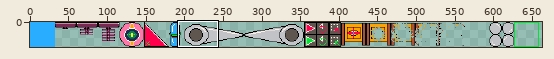
Edited in one commit: pixel-art file (Framed_Sprites.aseprite). The first picture is a wide view before the edit; the outline marks the close-up.
Close-up. Before the commit:
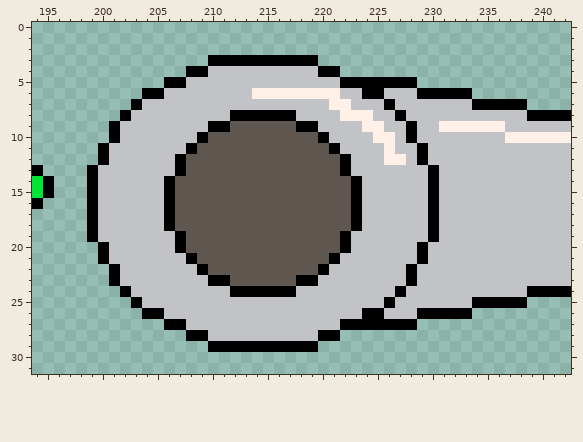
736x32 pixels, 1 frame. Shown: x 194..242, y 0..31. The wide view leaves out empty margins. The commit also changed other parts of the picture, which this record leaves out.
The result:
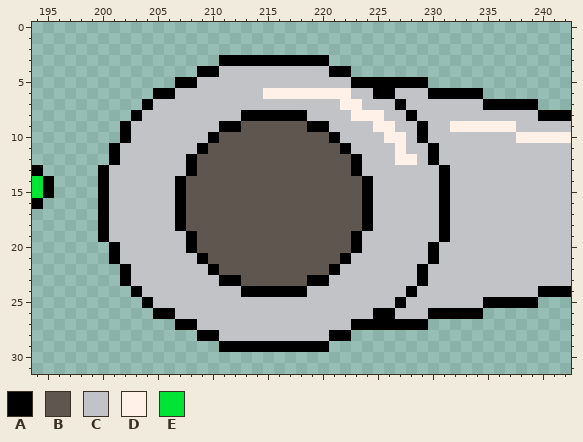
Palette (. is transparent): A #000000  B #5f574f  C #c2c3c7  D #fff1e8  E #00e436
From old to new:
y 3: x 210 A -> .; x 220 . -> A
y 4: x 208 A -> .; x 210 C -> A; x 220 A -> C; x 222 . -> A
y 5: x 206 A -> .; x 208 C -> A; x 222 A -> C; x 229 . -> A
y 6: x 204 A -> .; x 206 C -> A; x 214 D -> C; x 222 C -> D; x 224 A -> C; x 226 C -> A; x 229 A -> C; x 234 . -> A
y 7: x 203..204 AC -> .A; x 221 D -> C; x 223 C -> D; x 226..227 AC -> CA; x 234 A -> C; x 239 . -> A
y 8: x 202..203 AC -> .A; x 212 A -> C; x 218 C -> A; x 222 D -> C; x 225 C -> D; x 227..228 AC -> CA; x 239 A -> C
y 9: x 201..202 AC -> .A; x 210 A -> C; x 212 B -> A; x 218 A -> B; x 220 C -> A; x 224 D -> C; x 226 C -> D; x 228..229 AC -> CA; x 231 D -> C; x 237 C -> D
y 10: x 201..202 AC -> .A; x 209..210 AB -> CA; x 220..221 AC -> BA; x 225 D -> C; x 227..229 CAC -> DCA; x 237 D -> C
y 11: x 200..201 AC -> .A; x 208..209 AB -> CA; x 221..222 AC -> BA; x 226..227 DC -> CD; x 229..230 AC -> CA
y 12: x 200..201 AC -> .A; x 207..208 AB -> CA; x 222..223 AC -> BA; x 226 D -> C; x 228..230 CAC -> DCA
y 13: x 199..200 AC -> .A; x 207..208 AB -> CA; x 222..223 AC -> BA; x 230..231 AC -> CA
y 14..18: x 199..200 AC -> .A; x 206..207 AB -> CA; x 223..224 AC -> BA; x 230..231 AC -> CA
y 19: x 199..200 AC -> .A; x 207..208 AB -> CA; x 222..223 AC -> BA; x 230..231 AC -> CA
y 20: x 200..201 AC -> .A; x 207..208 AB -> CA; x 222..223 AC -> BA; x 229..230 AC -> CA
y 21: x 200..201 AC -> .A; x 208..209 AB -> CA; x 221..222 AC -> BA; x 229..230 AC -> CA
y 22: x 201..202 AC -> .A; x 209..210 AB -> CA; x 220..221 AC -> BA; x 228..229 AC -> CA
y 23: x 201..202 AC -> .A; x 210 A -> C; x 212 B -> A; x 218 A -> B; x 220 C -> A; x 228..229 AC -> CA
y 24: x 202..203 AC -> .A; x 212 A -> C; x 218 C -> A; x 227..228 AC -> CA; x 239 A -> C
y 25: x 203..204 AC -> .A; x 226..227 AC -> CA; x 234 A -> C; x 239 . -> A
y 26: x 204 A -> .; x 206 C -> A; x 224 A -> C; x 226 C -> A; x 229 A -> C; x 234 . -> A
y 27: x 206 A -> .; x 208 C -> A; x 222 A -> C; x 229 . -> A
y 28: x 208 A -> .; x 210 C -> A; x 220 A -> C; x 222 . -> A
y 29: x 210 A -> .; x 220 . -> A
Boxes around the changes in both close-ups, in picture pixels (x1, y1, x2, y2):
changed: (87, 55, 263, 352)
changed: (296, 55, 538, 352)
